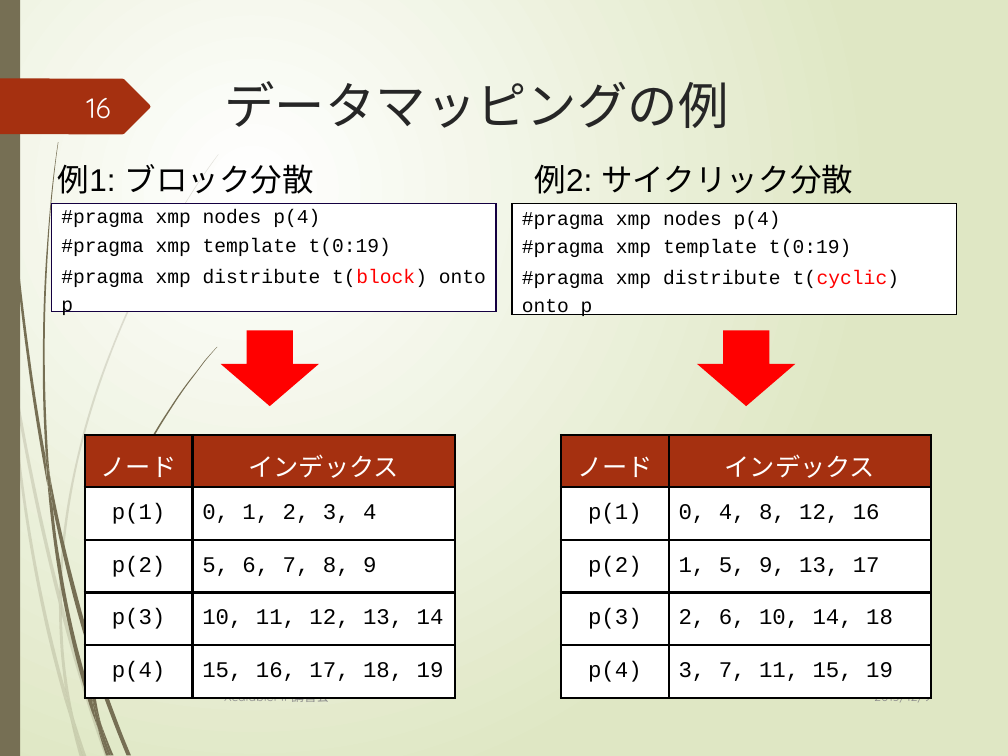
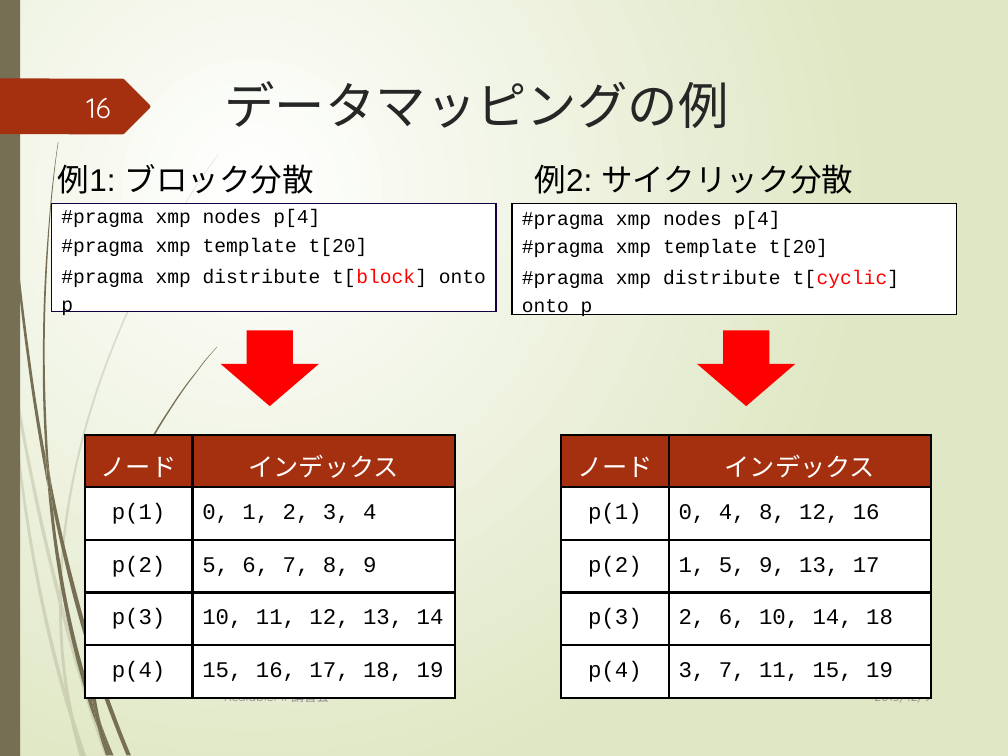
Before and after one commit to XcalableMP/Lecture, a slide deck: slide 16 of beginner/1.overview.pptx. Drawn at 1008x756 pixels with LibreOffice and Linux fonts; fonts in the diff are those of the drawing. Boxes give left, top, right and bottom in pixels: in the first picture for what was removed or moved away, otherwise in the second. Text is boxed around its words. In the diff, an @@ line names an element or a change of style, - is before the commit and + after.

```diff
--- a/beginner/1.overview.pptx
+++ b/beginner/1.overview.pptx
@@ text in rectangle at [61, 210, 486, 315]: text changed @@
-#pragma xmp nodes p(4)
-#pragma xmp template t(0:19)
-#pragma xmp distribute t(block) onto p
+#pragma xmp nodes p[4]
+#pragma xmp template t[20]
+#pragma xmp distribute t[block] onto p
@@ text in rectangle at [522, 211, 900, 316]: text changed @@
-#pragma xmp nodes p(4)
-#pragma xmp template t(0:19)
-#pragma xmp distribute t(cyclic) onto p
+#pragma xmp nodes p[4]
+#pragma xmp template t[20]
+#pragma xmp distribute t[cyclic] onto p
```
Also in this commit, not shown: 20 other slides changed, 15 other files.
